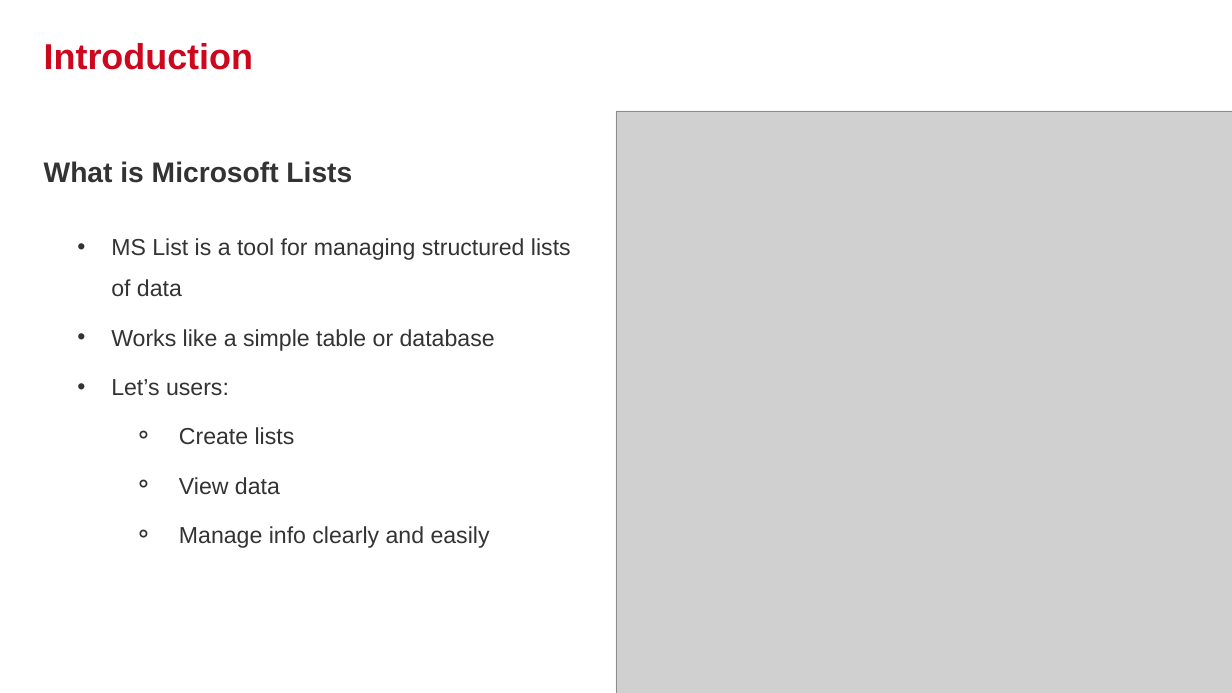
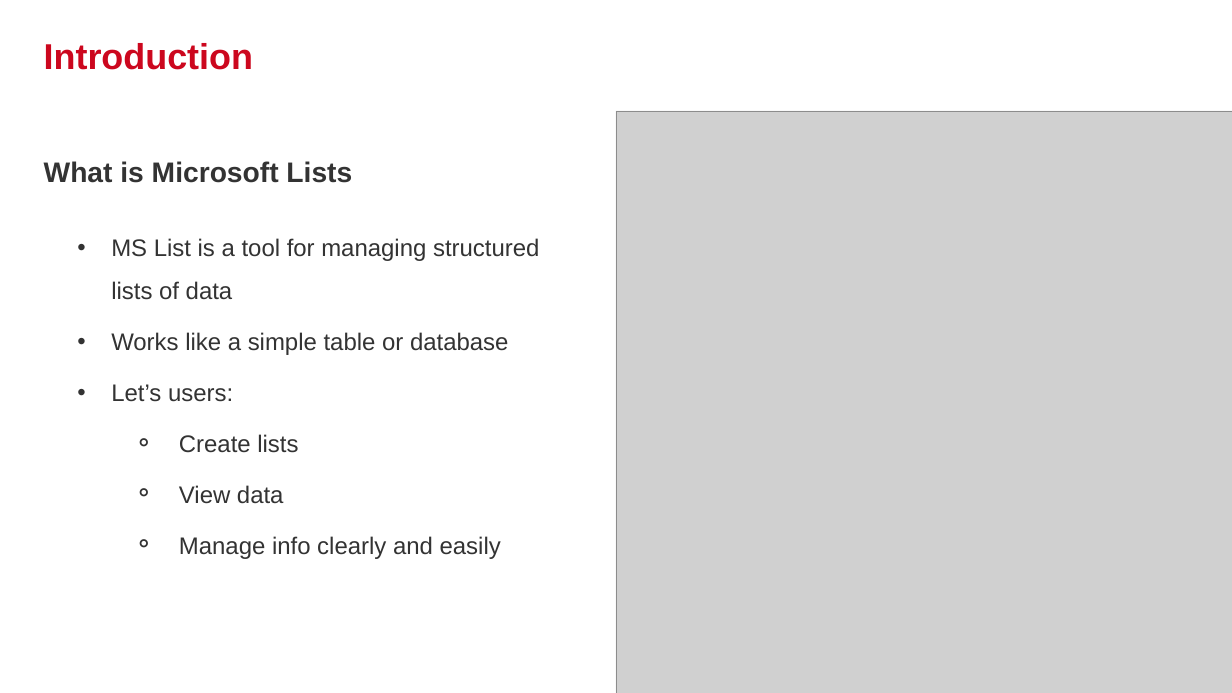
Before and after one commit to DungIT910/ypp4-documents, a slide deck: slide 4 of MicrosoftLists-Presentation.pptx (slide 6 before the commit). Drawn at 1232x693 pixels with LibreOffice and Linux fonts; fonts in the diff are those of the drawing; grey boxes stand for pictures; background and template pictures are left out. Boxes give left, top, right and bottom in pixels: in the first picture for what was removed or moved away, otherwise in the second. Text is boxed around its words. In the diff, an @@ line names an element or a change of style, - is before the commit and + after.

Commit message:
feat: update presentation file (final v1)

```diff
--- a/MicrosoftLists-Presentation.pptx
+++ b/MicrosoftLists-Presentation.pptx
@@ text "MS List is a tool ..." at box(111, 238, 539, 559): size 27 to 28 pt @@
```
Also in this commit, not shown: 10 other slides changed, 10 slides added, 8 slides removed.
